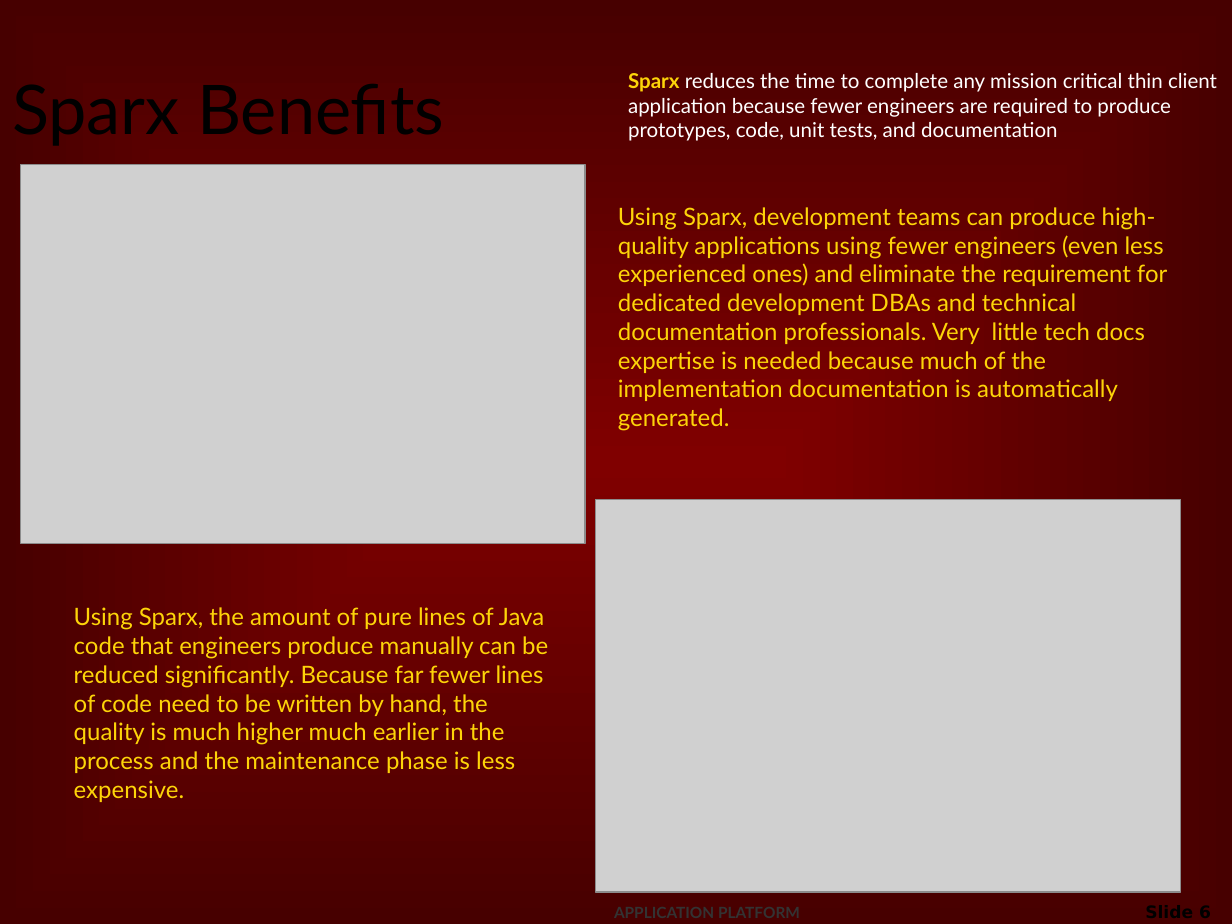
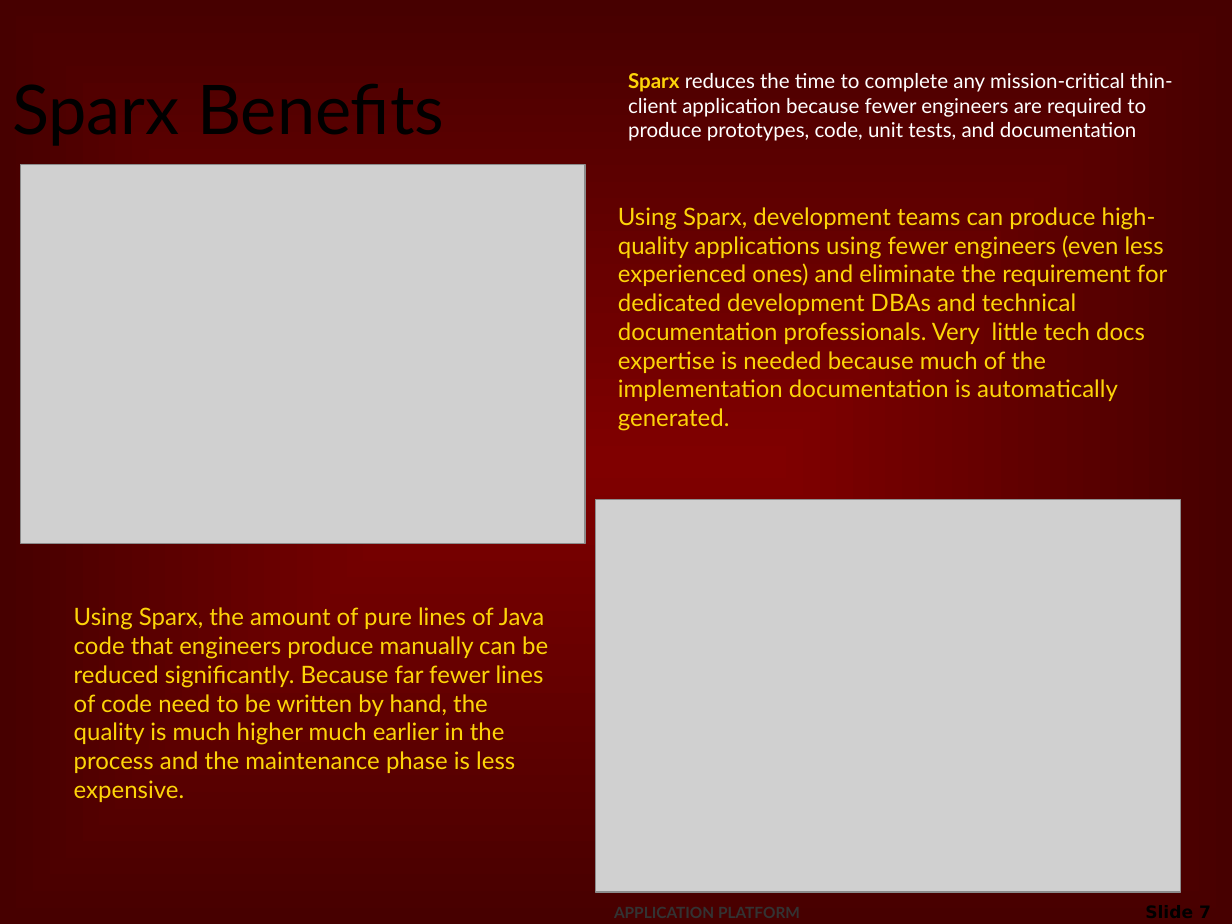
Before and after one commit to netspective/sparx-2001, a slide deck: slide 7 of Sparx/web-shared/docs/project/Introduction_to_Sparx.ppt (slide 6 before the commit). Drawn at 1232x924 pixels with LibreOffice and Linux fonts; fonts in the diff are those of the drawing; grey boxes stand for pictures; background and template pictures are left out. Boxes give left, top, right and bottom in pixels: in the first picture for what was removed or moved away, otherwise in the second. Text is boxed around its words. In the diff, an @@ line names an element or a change of style, - is before the commit and + after.

```diff
--- a/Sparx/web-shared/docs/project/Introduction_to_Sparx.ppt
+++ b/Sparx/web-shared/docs/project/Introduction_to_Sparx.ppt
@@ text at (x1=628, y1=73, x2=1173, y2=141): text changed @@
-Sparx reduces the time to complete any mission critical thin client application because fewer engineers are required to produce prototypes, code, unit tests, and documentation
+Sparx reduces the time to complete any mission-critical thin-client application because fewer engineers are required to produce prototypes, code, unit tests, and documentation
@@ page number at (x1=1027, y1=896, x2=1222, y2=924): text changed @@
-Slide 6
+Slide 7
```
Also in this commit, not shown: 8 other slides changed, 1 slide added, 1 slide removed.
